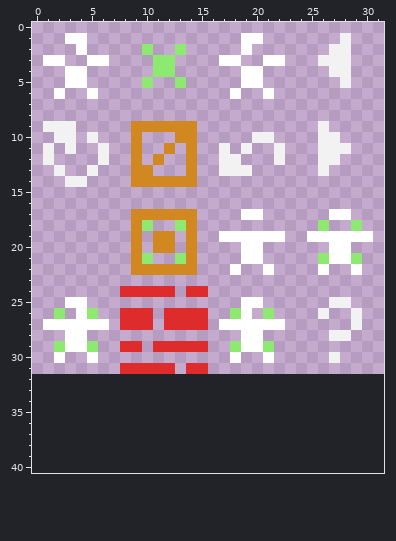
A pixel-art sprite gets an edit: images/tileset-colors-8x8.png. The first picture shows the starting point.
The file is 32x32 pixels. Shown: x 0..31, y 0..40. The old version is drawn lined up with the new one, on the new canvas.
Once edited:
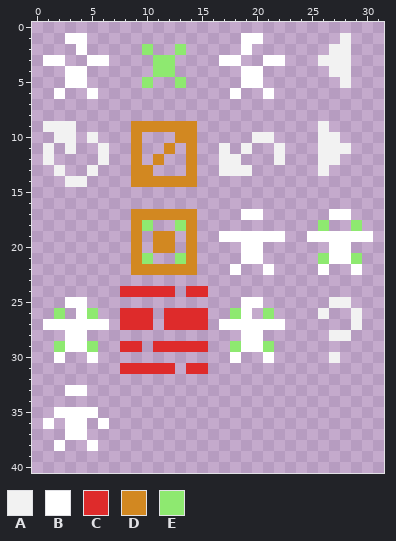
Palette (. is transparent): A #f2f2f2  B #ffffff  C #de2b2b  D #d28821  E #8ee970
From old to new:
canvas 32x32 -> 48x48
Colour B is added in row 33 at x 3 to 4; in row 35 at x 2 to 5; in row 36 at x 1, 3 to 4 and 6; in row 37 at x 3 to 4; in row 38 at x 2 and 5.
Changed places in both pictures, as pixel boxes (x1, y1, x2, y2):
added: (43, 385, 109, 451)
